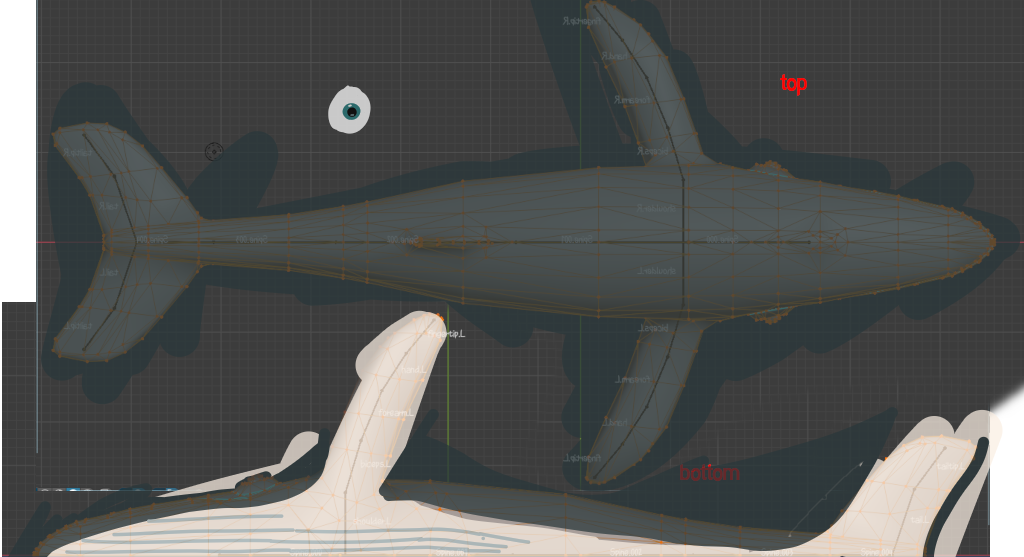
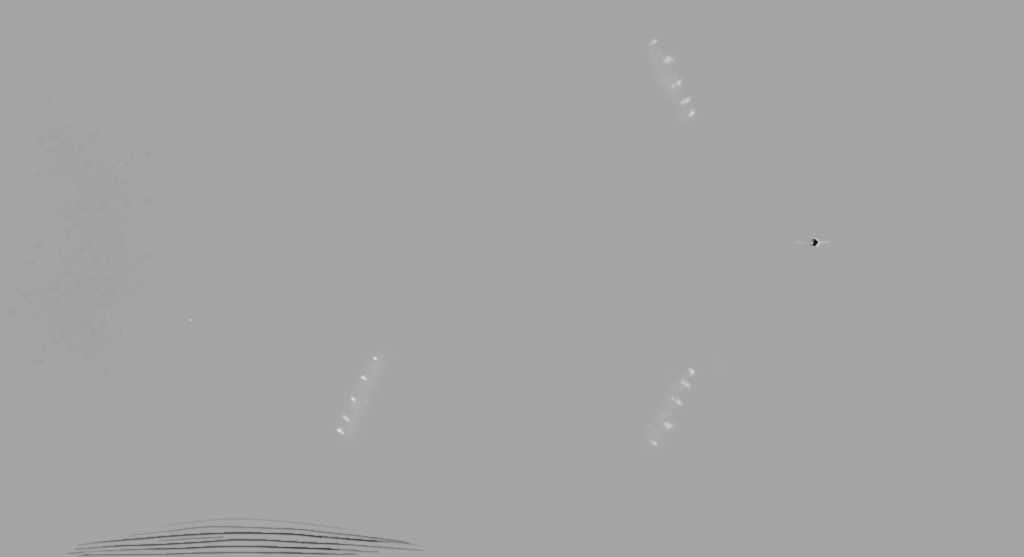
Before/after of a (1024, 557) layered artwork. What changed in the layer stack:
added layer "Visible" (1st of 2) above "Paint Layer 7" over [0, 0, 1024, 557]
added layer "Paint Layer 7" (69%) above "Paint Layer 7 (pasted)" over [320, 0, 768, 512]
added layer "Paint Layer 7 (pasted)" above "Visible" over [576, 0, 768, 256]
added layer "Visible" (2nd of 2) above "normal map" over [0, 0, 1024, 557]
added layer "Paint Layer 3" (multiply) above "Copy of Paint Layer 2" over [0, 256, 832, 557]
hid "Paint Layer 1", opacity 72% → 100%, painted on it over [0, 0, 1024, 557]
added layer "Copy of Background" (44%) above "Background" over [0, 0, 1024, 557]
painted on "Background" over [0, 0, 1024, 557]
